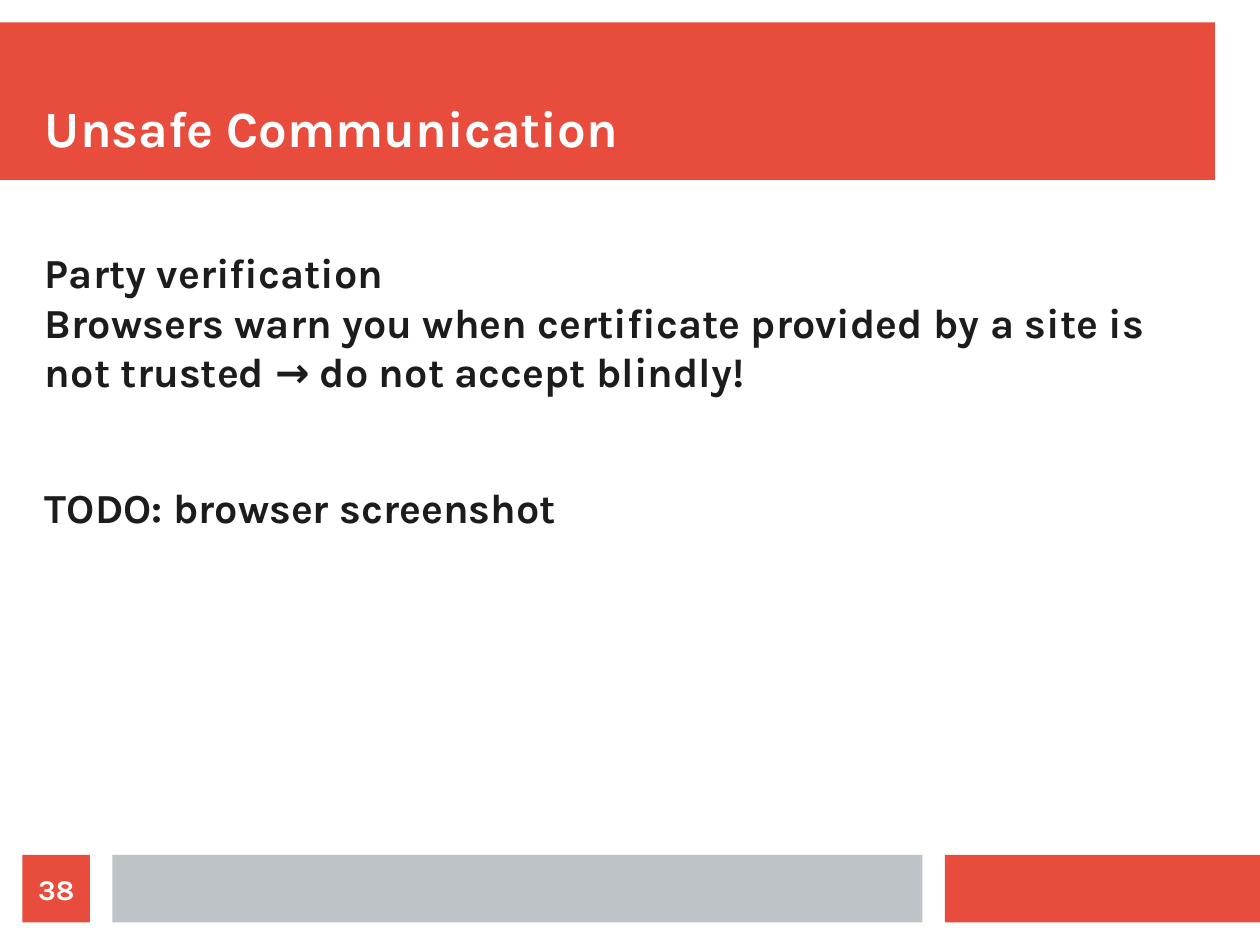
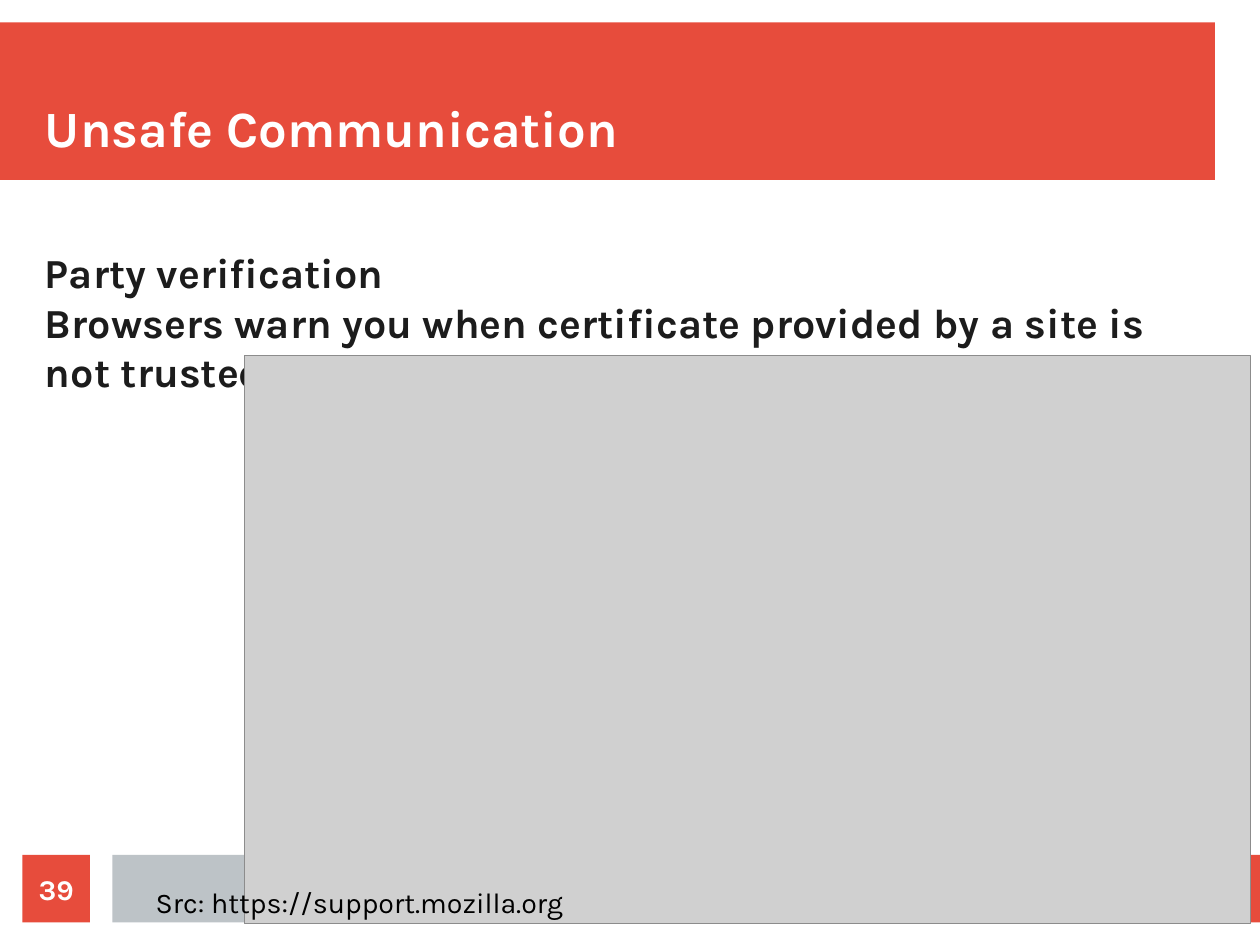
Before and after one commit to maxotta/pia-labs, a slide deck: slide 39 of lectures/security/security.odp (slide 38 before the commit). Drawn at 1260x945 pixels with LibreOffice and Linux fonts; fonts in the diff are those of the drawing; grey boxes stand for pictures. Boxes give left, top, right and bottom in pixels: in the first picture for what was removed or moved away, otherwise in the second. Text is boxed around its words. In the diff, an @@ line names an element or a change of style, - is before the commit and + after.

```diff
--- a/lectures/security/security.odp
+++ b/lectures/security/security.odp
@@ text at bbox=[45, 258, 1144, 398]: text changed @@
-Party verification
-Browsers warn you when certificate provided by a site is not trusted → do not accept blindly!
-TODO: browser screenshot
+Party verification
+Browsers warn you when certificate provided by a site is not trusted
@@ picture added at bbox=[245, 356, 1251, 924] @@
@@ page number at bbox=[39, 881, 74, 901]: text changed @@
-38
+39
@@ text added at bbox=[156, 887, 563, 920], 18 pt, text #000000 @@
+Src: https://support.mozilla.org
```
Also in this commit, not shown: 14 other slides changed, 3 slides added, 3 slides removed, 8 other files.
